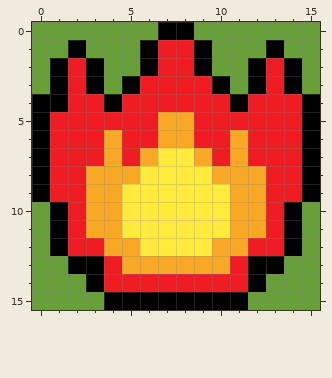
A pixel-art sprite gets an edit: img/fire3.png. Above: the version before the commit.
The file is 64x64 pixels, drawn in blocks of 4x4; one block is one cell here.
The result:
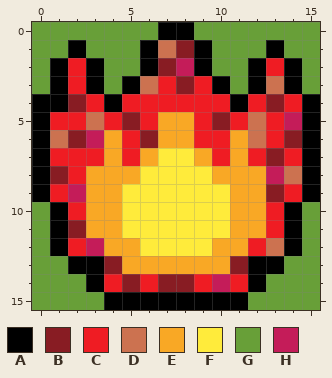
Palette (. is transparent): A #000000  B #881c23  C #ef1c23  D #cc7250  E #f9a825  F #ffeb3b  G #689f38  H #c41c59
Change:
y 1: x 7..8 CC -> DB
y 2: x 7..8 CC -> BH
y 3: x 6 C -> D; x 8 C -> B; x 13 C -> D
y 4: x 2 C -> B; x 13 C -> B
y 5: x 3 C -> D; x 5 C -> B; x 10 C -> B; x 12 C -> D; x 14 C -> H
y 6: x 1..3 CCC -> DBH; x 6 C -> B; x 12 C -> D; x 14 C -> B
y 7: x 13 C -> B
y 8: x 1 C -> B; x 13..14 CC -> HD
y 9: x 2 C -> H; x 13 C -> B
y 11: x 2 C -> B
y 12: x 3 C -> H; x 13 C -> D
y 13: x 4 C -> B; x 11 C -> B
y 14: x 5 C -> B; x 7..8 CC -> BB; x 10 C -> H
Where, in picture pixels (left, top, right, bottom), the same in both pictures:
changed: (50, 40, 302, 292)
